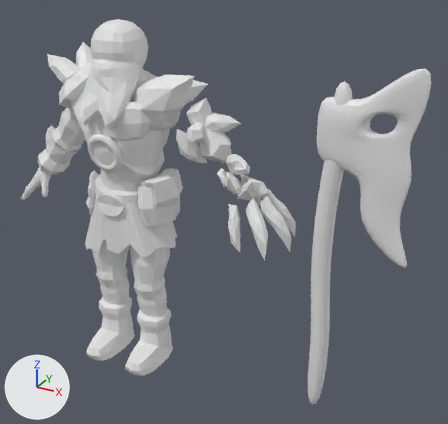
An edit to the Blender file Modelos/Personagens/Vik.blend, drawn before and after from the same camera.
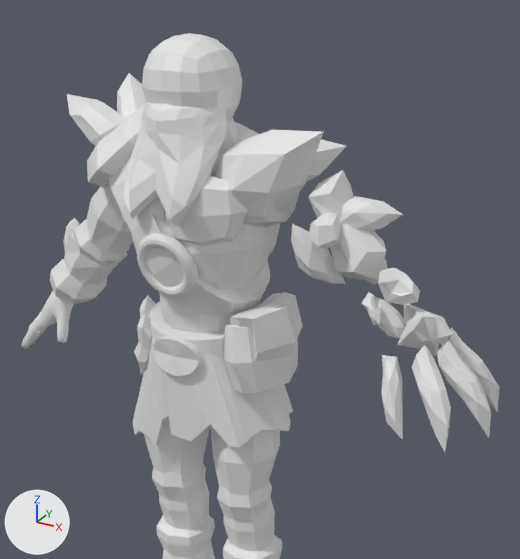
Old and new are each drawn whole from a 50 mm camera at (2.12, -2.7, 2.41) aimed at (0.53, 0.19, 0.97) and again close up on the part from 2% to 69% of the width and 0% to 76% of the height. Arrows for +X, +Y and +Z are at lower left; the lights stay in place.
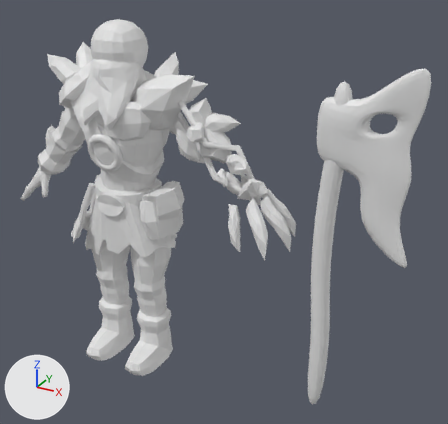
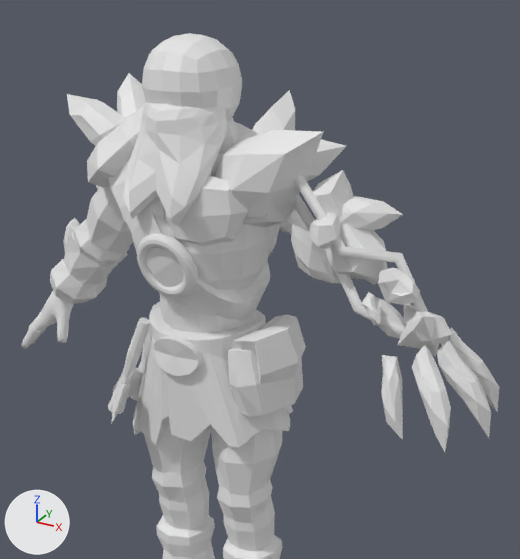
Pixel boxes [x1, y1, x2, y2] of what changed, in the close-ups (520 x 559 px):
'Cube.008', mesh turned: before [224, 292, 303, 394]; after [228, 315, 306, 417]
'Cube.004', reshaped (11% narrower, 62% shorter): before [67, 73, 156, 375]; after [67, 73, 146, 188]
'NurbsPath', added: after [96, 174, 428, 336]
'Cube.010', added: after [108, 304, 156, 424]
'Cube.009', added: after [252, 90, 309, 234]
part 1 of me_cube_005, deleted: before [134, 313, 152, 375]
part 2 of me_cube_005, deleted: before [140, 295, 156, 317]

What changed in the scene script:
```text
Change me_cube_005:
    where me_cube_005.from_pydata(...)  # 172 vertices, 160 faces; spans x -0.45..-0.122, y -0.208..0.208, z 0.901..1.87
    me_cube_005 part 1: the loose piece of 26 vertices spanning x -0.229..-0.137, y -0.149..-0.075, z 0.901..1.142 is deleted
    me_cube_005 part 2: the loose piece of 26 vertices spanning x -0.276..-0.205, y -0.056..0.041, z 0.94..1.163 is deleted
Change me_cube_009:
    where me_cube_009.from_pydata(...)  # 50 vertices, 46 faces; spans x 0.159..0.348, y -0.164..0.151, z 0.932..1.213
    me_cube_009 part 3: the whole mesh is turned -3.6 degrees about the y axis through its middle, then moved by (0.012, 0.0, -0.076)
Add cu_nurbspath:
    cu_nurbspath = bpy.data.curves.new('NurbsPath', 'CURVE')
    cu_nurbspath.dimensions = '3D'
    _sp = cu_nurbspath.splines.new('NURBS'); _sp.points.add(4)
    _sp.points.foreach_set('co', [-16.79, -0.328, -7.166, 1.0, -2.31, -5.827, -20.49, 1.0, -3.654, 0.514, -12.88, 1.0, 2.28, 5.957, -9.403, 1.0, 8.62, 0.713, -19.64, 1.0])
    _sp.order_u = 5
    _sp.order_v = 0
    _sp.resolution_u = 1
    _sp.use_endpoint_u = True
    _sp = cu_nurbspath.splines.new('NURBS'); _sp.points.add(4)
    _sp.points.foreach_set('co', [-18.03, 3.497, -12.21, 1.0, 1.033, -2.828, -23.81, 1.0, -3.894, 4.403, -14.07, 1.0, -3.529, -5.695, -25.3, 1.0, 8.621, 1.754, -22.51, 1.0])
    _sp.order_u = 5
    _sp.order_v = 0
    _sp.resolution_u = 1
    _sp.use_endpoint_u = True
    _sp = cu_nurbspath.splines.new('NURBS'); _sp.points.add(4)
    _sp.points.foreach_set('co', [-40.69, 3.596, -15.4, 1.0, -50.35, 0.244, -21.74, 1.0, -47.17, -2.409, -34.76, 1.0, -39.37, 18.28, -32.57, 1.0, -46.97, 2.646, -41.11, 1.0])
    _sp.order_u = 5
    _sp.order_v = 0
    _sp.resolution_u = 1
    _sp.use_endpoint_u = True
    cu_nurbspath.use_path = True
    cu_nurbspath.bevel_mode = 'OBJECT'
    cu_nurbspath.resolution_u = 1
    cu_nurbspath.fill_mode = 'FULL'
    cu_nurbspath.bevel_object = ob_béziercircle
Add cu_béziercircle:
    cu_béziercircle = bpy.data.curves.new('BézierCircle', 'CURVE')
    cu_béziercircle.dimensions = '3D'
    _sp = cu_béziercircle.splines.new('BEZIER'); _sp.bezier_points.add(3)
    _sp.bezier_points.foreach_set('co', [-1.0, 0.0, 0.0, 0.0, 1.0, 0.0, 1.0, 0.0, 0.0, 0.0, -1.0, 0.0])
    _sp.bezier_points.foreach_set('handle_left', [-1.0, -0.552, 0.0, -0.552, 1.0, 0.0, 1.0, 0.552, 0.0, 0.552, -1.0, 0.0])
    _sp.bezier_points.foreach_set('handle_right', [-1.0, 0.552, 0.0, 0.552, 1.0, 0.0, 1.0, -0.552, 0.0, -0.552, -1.0, 0.0])
    for _p, _l, _r in zip(_sp.bezier_points, ['AUTO', 'AUTO', 'AUTO', 'AUTO'], ['AUTO', 'AUTO', 'AUTO', 'AUTO']): _p.handle_left_type = _l; _p.handle_right_type = _r
    _sp.order_u = 0
    _sp.order_v = 0
    _sp.resolution_u = 1
    _sp.use_cyclic_u = True
    cu_béziercircle.use_path = True
    cu_béziercircle.resolution_u = 1
    cu_béziercircle.fill_mode = 'FULL'
Add ob_cube_009:
    ob_cube_009 = bpy.data.objects.new('Cube.009', me_cube_014)  # 130 vertices, 120 faces; spans x -0.212..0.249, y 0.203..0.539, z 1.311..1.786
    ob_cube_009.location = (0.0, 0.0, 0.0)
Add ob_cube_010:
    ob_cube_010 = bpy.data.objects.new('Cube.010', me_cube_012)  # 180 vertices, 162 faces; spans x -0.053..0.259, y -0.274..0.029, z -0.167..0.269
    ob_cube_010.location = (-0.217, 0.097, 0.996)
    ob_cube_010.rotation_euler = (2.801, -0.0661, -2.294)  # degrees (160, -3.8, -131)
Add ob_nurbspath:
    ob_nurbspath = bpy.data.objects.new('NurbsPath', cu_nurbspath)
    ob_nurbspath.location = (0.766, 0.0, 1.726)
    ob_nurbspath.rotation_euler = (0.0, 0.318, 0.0)  # degrees (0, 18, 0)
    ob_nurbspath.scale = (0.0235, 0.0235, 0.0235)
Add ob_béziercircle:
    ob_béziercircle = bpy.data.objects.new('BézierCircle', cu_béziercircle)
    ob_béziercircle.location = (0.0, 0.0, 0.0)
```
